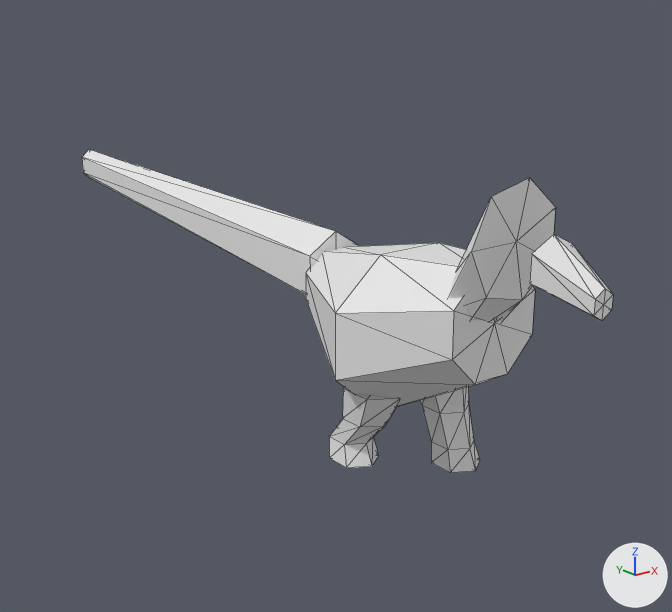
Before and after pictures for a commit that changed the OBJ model data/animals/andorinha/walk/7.obj.
One viewpoint serves both versions: a camera (50 mm lens) standing at (-0.549, -0.582, 0.404) and looking at (0.027, 0.139, 0.116). The lights are fixed; the arrows at lower right show +X, +Y and +Z. The picture after the commit comes second. Mesh edges are drawn as thin lines. Where no turn or scale is listed for an object, it has been applied to the vertices.

Names of what the first picture shows: 'andorinha_walk_7'.
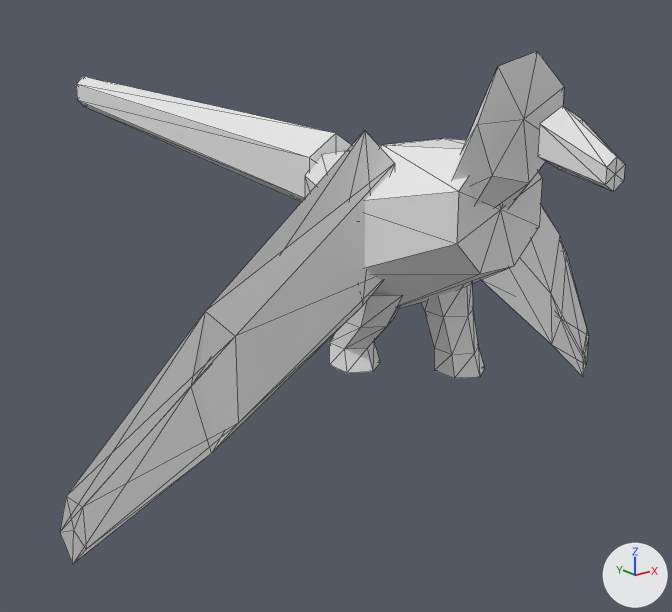
Boxes (x1, y1, x2, y2) around the edits, measured in the pictures (672 x 612 px; the box of a moved part takes in the faces that stretch with it):
'andorinha_walk_7', reshaped (6% wider, 58% taller)
    before: (82, 149, 613, 473)
    after: (60, 51, 625, 564)
part 1 of me_andorinha_walk_7, moved or reshaped
    before: (306, 243, 535, 406)
    after: (305, 138, 542, 308)
part 2 of me_andorinha_walk_7, moved or reshaped
    before: (329, 387, 400, 468)
    after: (329, 293, 403, 373)
part 3 of me_andorinha_walk_7, moved or reshaped
    before: (420, 387, 480, 473)
    after: (421, 284, 484, 378)
part 4 of me_andorinha_walk_7, moved or reshaped
    before: (448, 178, 556, 321)
    after: (453, 51, 564, 208)
part 5 of me_andorinha_walk_7, moved or reshaped
    before: (530, 234, 613, 320)
    after: (538, 106, 625, 192)
part 6 of me_andorinha_walk_7, moved or reshaped
    before: (82, 149, 359, 294)
    after: (76, 76, 351, 202)
part 7 of me_andorinha_walk_7, added
    after: (60, 131, 395, 564)
part 8 of me_andorinha_walk_7, added
    after: (482, 205, 589, 377)

The change, as a diff of the scene's bpy script:
```diff
--- a/data/animals/andorinha/walk/7.obj.py
+++ b/data/animals/andorinha/walk/7.obj.py
@@ me_andorinha_walk_7 @@
 # used by ob_andorinha_walk_7; location = (0.0, 0.0, 0.0)
-me_andorinha_walk_7.from_pydata(...)  # 122 vertices, 220 faces; spans x -0.085..0.085, y -0.204..0.586, z 0.0..0.285
+me_andorinha_walk_7.from_pydata(...)  # 156 vertices, 280 faces; spans x -0.323..0.321, y -0.204..0.586, z 0.0..0.378
+# me_andorinha_walk_7 part 1: the loose piece of 26 vertices spanning x -0.085..0.085, y -0.101..0.11, z 0.062..0.213 is moved by (0.0, 0.0, 0.093)
+# me_andorinha_walk_7 part 2: the loose piece of 26 vertices spanning x -0.063..-0.014, y -0.032..0.056, z 0.006..0.086 is moved by (0.0, 0.0, 0.093)
+# me_andorinha_walk_7 part 3: the loose piece of 26 vertices spanning x 0.014..0.063, y -0.053..0.032, z 0.0..0.086 is moved by (0.0, 0.0, 0.093)
+# me_andorinha_walk_7 part 4: the loose piece of 16 vertices spanning x -0.051..0.044, y -0.119..-0.079, z 0.137..0.285 is moved by (0.0, 0.0, 0.093)
+# me_andorinha_walk_7 part 5: the loose piece of 14 vertices spanning x -0.025..0.023, y -0.204..-0.154, z 0.194..0.249 is moved by (0.0, 0.0, 0.093)
+# me_andorinha_walk_7 part 6: the loose piece of 14 vertices spanning x -0.043..0.031, y 0.106..0.586, z 0.125..0.235 is moved by (0.0, 0.0, 0.093)
+# me_andorinha_walk_7 part 7: a new loose piece of 17 vertices spanning x -0.323..-0.048, y -0.03..0.036, z 0.0..0.318
+# me_andorinha_walk_7 part 8: a new loose piece of 17 vertices spanning x 0.043..0.321, y -0.031..0.036, z 0.0..0.318
```
